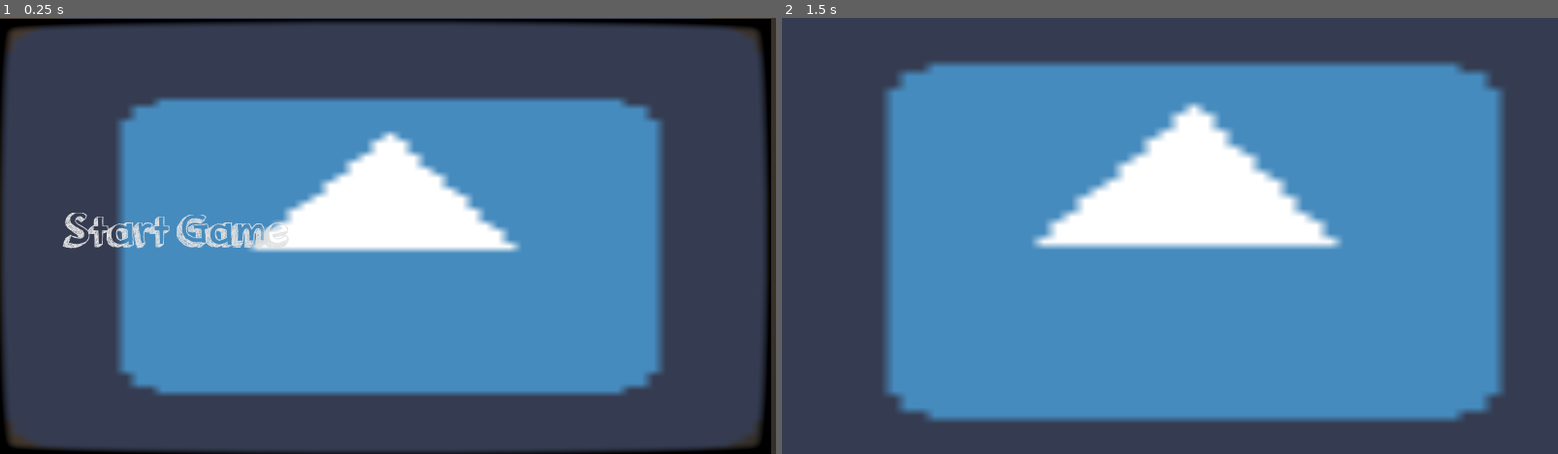
Above: before the commit, frames 1-2 (left to right).
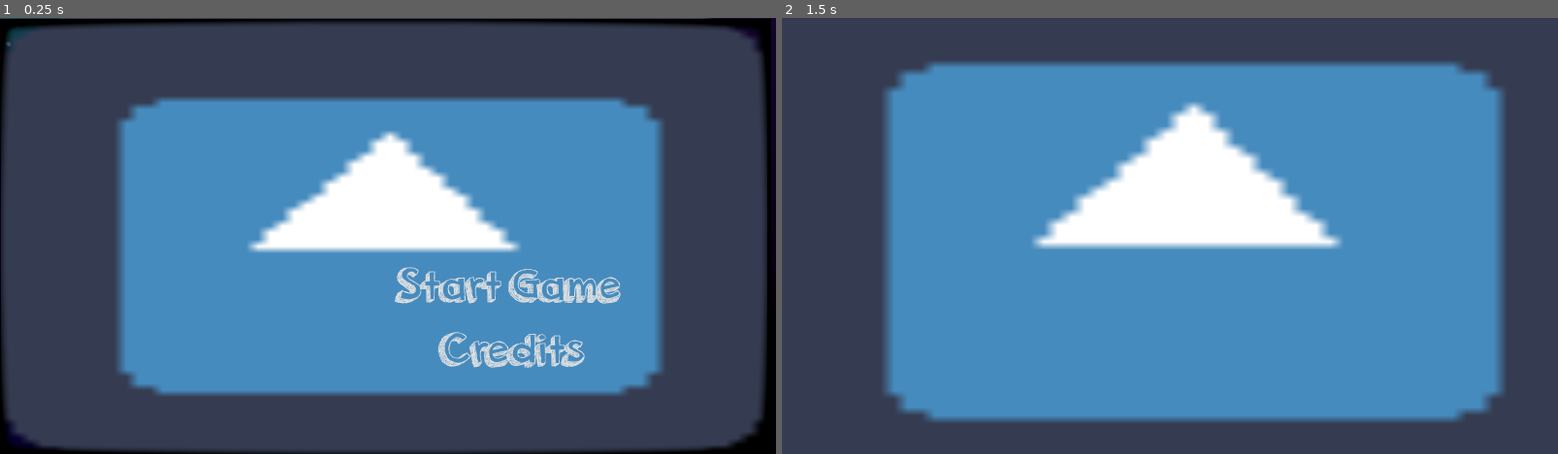
Above: after the commit, the same moments.

Repository: GaEsRaRe/UPCGameJam2018
Game: Godot game, scene res://Scenes/MainMenu.tscn
Same seed, same stepped clock (60 frames per second), same inputs: the game is played once before the commit and once after it. The engine's default icon, where the game draws it, is replaced by a stand-in: a white triangle on a blue panel in a dark square.
Inputs:
- Up to frame 1 (0.25 s): no input
- Up to frame 2 (1.5 s): click "Credits" at 0.5 s; click "Start Game" at 1.25 s

The runs differ from the first frame. In frame 1, 3.6% of the frame differs, in the area x 0-100%, y 0-100%; in frame 2, nothing differs.

Commit message:
Auto stash before merge of "master" and "origin/master"

Diff:
--- /dev/null
+++ b/Assets/Music.tscn
@@ -0,0 +1,14 @@
+[gd_scene load_steps=2 format=2]
+
+[ext_resource path="res://Music/TEMA PRINCIPAL - GABRIEL.ogg" type="AudioStream" id=1]
+
+[node name="AudioStreamPlayer2D" type="AudioStreamPlayer2D"]
+
+stream = ExtResource( 1 )
+volume_db = 24.0
+pitch_scale = 1.0
+autoplay = true
+max_distance = 2000.0
+attenuation = 1.0
+bus = "Master"
+area_mask = 1
--- a/Scenes/0.tscn
+++ b/Scenes/0.tscn
@@ -7,6 +7,7 @@
 [ext_resource path="res://Assets/BlackZone.tscn" type="PackedScene" id=5]
 [ext_resource path="res://Assets/Player.tscn" type="PackedScene" id=6]
 [ext_resource path="res://Assets/Screen.tscn" type="PackedScene" id=7]
+[ext_resource path="res://Music/TEMA PRINCIPAL - GABRIEL.ogg" type="AudioStream" id=8]
 
 [sub_resource type="Animation" id=1]
 
@@ -27,7 +28,7 @@
 "values": [ Color( 1, 1, 1, 1 ), Color( 1, 1, 1, 0 ) ]
 }
 
-[node name="0-0" type="Node2D"]
+[node name="0-0" type="Node2D" index="0"]
 
 [node name="Reset-ear" parent="." index="0" instance=ExtResource( 1 )]
 
@@ -123,6 +124,17 @@
 margin_right = 765.0
 margin_bottom = 158.0
 
+[node name="AudioStreamPlayer2D" type="AudioStreamPlayer2D" parent="." index="8"]
+
+stream = ExtResource( 8 )
+volume_db = 24.0
+pitch_scale = 1.0
+autoplay = true
+max_distance = 2000.0
+attenuation = 1.0
+bus = "Master"
+area_mask = 1
+
 
 [editable path="BlackZone"]
 [editable path="BlackZone2"]
--- a/Scenes/1-0.tscn
+++ b/Scenes/1-0.tscn
@@ -7,6 +7,7 @@
 [ext_resource path="res://Assets/Teleport.tscn" type="PackedScene" id=5]
 [ext_resource path="res://Assets/BlackZone.tscn" type="PackedScene" id=6]
 [ext_resource path="res://Assets/Screen.tscn" type="PackedScene" id=7]
+[ext_resource path="res://Assets/Music.tscn" type="PackedScene" id=8]
 
 [node name="0-0" type="Node2D"]
 
@@ -102,5 +103,7 @@
 margin_right = 503.0
 margin_bottom = 153.0
 
+[node name="AudioStreamPlayer2D" parent="." index="9" instance=ExtResource( 8 )]
+
 
 [editable path="BlackZone"]
--- a/Scenes/1-1.tscn
+++ b/Scenes/1-1.tscn
@@ -1,14 +1,15 @@
 [gd_scene load_steps=12 format=2]
 
-[ext_resource path="res://Assets/Reset-ear.tscn" type="PackedScene" id=1]
-[ext_resource path="res://Tilemaps/tiles1.tres" type="TileSet" id=2]
-[ext_resource path="res://Scripts/CameraShake.gd" type="Script" id=3]
-[ext_resource path="res://Assets/Teleport.tscn" type="PackedScene" id=4]
-[ext_resource path="res://Assets/Breakable.tscn" type="PackedScene" id=5]
-[ext_resource path="res://Assets/Spike.tscn" type="PackedScene" id=6]
-[ext_resource path="res://Assets/BlackZone.tscn" type="PackedScene" id=7]
-[ext_resource path="res://Assets/Player.tscn" type="PackedScene" id=8]
-[ext_resource path="res://Assets/Screen.tscn" type="PackedScene" id=9]
+[ext_resource path="res://Assets/Music.tscn" type="PackedScene" id=1]
+[ext_resource path="res://Assets/Reset-ear.tscn" type="PackedScene" id=2]
+[ext_resource path="res://Tilemaps/tiles1.tres" type="TileSet" id=3]
+[ext_resource path="res://Scripts/CameraShake.gd" type="Script" id=4]
+[ext_resource path="res://Assets/Teleport.tscn" type="PackedScene" id=5]
+[ext_resource path="res://Assets/Breakable.tscn" type="PackedScene" id=6]
+[ext_resource path="res://Assets/Spike.tscn" type="PackedScene" id=7]
+[ext_resource path="res://Assets/BlackZone.tscn" type="PackedScene" id=8]
+[ext_resource path="res://Assets/Player.tscn" type="PackedScene" id=9]
+[ext_resource path="res://Assets/Screen.tscn" type="PackedScene" id=10]
 
 [sub_resource type="Animation" id=1]
 
@@ -29,34 +30,17 @@
 "values": [ Color( 1, 1, 1, 1 ), Color( 1, 1, 1, 0 ) ]
 }
 
-[sub_resource type="Animation" id=2]
-
-resource_name = "fadeInBlackZone"
-length = 1.0
-loop = false
-step = 0.1
-tracks/0/type = "value"
-tracks/0/path = NodePath("BlackZoneSprite:modulate")
-tracks/0/interp = 1
-tracks/0/loop_wrap = true
-tracks/0/imported = false
-tracks/0/enabled = true
-tracks/0/keys = {
-"times": PoolRealArray( 0, 1 ),
-"transitions": PoolRealArray( 1, 1 ),
-"update": 0,
-"values": [ Color( 1, 1, 1, 1 ), Color( 1, 1, 1, 0 ) ]
-}
-
 [node name="0-0" type="Node2D"]
 
-[node name="Reset-ear" parent="." index="0" instance=ExtResource( 1 )]
+[node name="AudioStreamPlayer2D" parent="." index="0" instance=ExtResource( 1 )]
 
-[node name="Map" type="TileMap" parent="." index="1"]
+[node name="Reset-ear" parent="." index="1" instance=ExtResource( 2 )]
+
+[node name="Map" type="TileMap" parent="." index="2"]
 
 z_index = -2
 mode = 0
-tile_set = ExtResource( 2 )
+tile_set = ExtResource( 3 )
 cell_size = Vector2( 64, 64 )
 cell_quadrant_size = 16
 cell_custom_transform = Transform2D( 1, 0, 0, 1, 0, 0 )
@@ -74,7 +58,7 @@
 tile_data = PoolIntArray( -917522, 4, 0, -917521, 4, 0, -917520, 4, 0, -917519, 4, 0, -917518, 4, 0, -917517, 4, 0, -91 …(9254 unchanged characters)…
 _sections_unfolded = [ "Z Index" ]
 
-[node name="Camera2D" type="Camera2D" parent="." index="2"]
+[node name="Camera2D" type="Camera2D" parent="." index="3"]
 
 position = Vector2( -192, -384 )
 anchor_mode = 1
@@ -99,64 +83,72 @@
 editor_draw_screen = true
 editor_draw_limits = false
 editor_draw_drag_margin = false
-script = ExtResource( 3 )
+script = ExtResource( 4 )
 _sections_unfolded = [ "Limit", "Transform" ]
 
-[node name="Teleport" parent="." index="3" instance=ExtResource( 4 )]
+[node name="Teleport" parent="." index="4" instance=ExtResource( 5 )]
 
 position = Vector2( 256, -896 )
 map_code_level = 1
 map_code_sub_level = 3
 
-[node name="Breakable2" parent="." index="4" instance=ExtResource( 5 )]
+[node name="Breakable" parent="." index="5" instance=ExtResource( 6 )]
+
+position = Vector2( -128, -448 )
+
+[node name="Breakable2" parent="." index="6" instance=ExtResource( 6 )]
 
 position = Vector2( -128, -512 )
 
-[node name="Breakable3" parent="." index="5" instance=ExtResource( 5 )]
+[node name="Breakable3" parent="." index="7" instance=ExtResource( 6 )]
 
 position = Vector2( -128, -576 )
 
-[node name="Breakable4" parent="." index="6" instance=ExtResource( 5 )]
+[node name="Breakable4" parent="." index="8" instance=ExtResource( 6 )]
 
 position = Vector2( -128, -640 )
 
-[node name="Breakable5" parent="." index="7" instance=ExtResource( 5 )]
+[node name="Breakable5" parent="." index="9" instance=ExtResource( 6 )]
 
 position = Vector2( -128, -704 )
 
-[node name="Breakable6" parent="." index="8" instance=ExtResource( 5 )]
+[node name="Breakable6" parent="." index="10" instance=ExtResource( 6 )]
 
 position = Vector2( -128, -768 )
 
-[node name="Breakable7" parent="." index="9" instance=ExtResource( 5 )]
+[node name="Breakable7" parent="." index="11" instance=ExtResource( 6 )]
 
 position = Vector2( -128, -832 )
 
-[node name="Breakable8" parent="." index="10" instance=ExtResource( 5 )]
+[node name="Breakable8" parent="." index="12" instance=ExtResource( 6 )]
 
 position = Vector2( -128, -896 )
 
-[node name="Spike" parent="." index="11" instance=ExtResource( 6 )]
+[node name="Spike" parent="." index="13" instance=ExtResource( 7 )]
 
 position = Vector2( 0, -832 )
 
-[node name="Spike2" parent="." index="12" instance=ExtResource( 6 )]
+[node name="Spike2" parent="." index="14" instance=ExtResource( 7 )]
 
 position = Vector2( 0, -704 )
 
-[node name="Spike3" parent="." index="13" instance=ExtResource( 6 )]
+[node name="Spike3" parent="." index="15" instance=ExtResource( 7 )]
 
 position = Vector2( 0, -640 )
 
-[node name="Spike4" parent="." index="14" instance=ExtResource( 6 )]
+[node name="Spike4" parent="." index="16" instance=ExtResource( 7 )]
 
 position = Vector2( 0, -576 )
 
-[node name="Spike5" parent="." index="15" instance=ExtResource( 6 )]
+[node name="Spike5" parent="." index="17" instance=ExtResource( 7 )]
 
 position = Vector2( 0, -512 )
 
-[node name="BlackZone" parent="." index="16" instance=ExtResource( 7 )]
+[node name="Spike6" parent="." index="18" instance=ExtResource( 7 )]
+
+position = Vector2( 0, -448 )
+
+[node name="BlackZone" parent="." index="19" instance=ExtResource( 8 )]
 
 position = Vector2( 384, -320 )
 
@@ -165,7 +157,7 @@
 position = Vector2( -832, -640 )
 scale = Vector2( 12, 9.03659 )
 
-[node name="BlackZone2" parent="." index="17" instance=ExtResource( 7 )]
+[node name="BlackZone2" parent="." index="20" instance=ExtResource( 8 )]
 
 position = Vector2( 384, -128 )
 
@@ -180,15 +172,15 @@
 anims/fadeInBlackZone = SubResource( 1 )
 "anims/fadeInBlackZone (copy)" = SubResource( 2 )
 
-[node name="Player" parent="." index="18" groups=[
+[node name="Player" parent="." index="21" groups=[
 "Player",
-] instance=ExtResource( 8 )]
+] instance=ExtResource( 9 )]
 
 position = Vector2( -1088, -512 )
 scale = Vector2( 0.9, 0.9 )
 z_index = 1
 
-[node name="Screen" parent="." index="19" instance=ExtResource( 9 )]
+[node name="Screen" parent="." index="22" instance=ExtResource( 10 )]
 
 margin_left = -1136.08
 margin_top = -964.467
--- /dev/null
+++ b/Scenes/9-9.tscn
@@ -0,0 +1,35 @@
+[gd_scene load_steps=3 format=2]
+
+[ext_resource path="res://blacground.png" type="Texture" id=1]
+[ext_resource path="res://Fonts/menuFont.tres" type="DynamicFont" id=2]
+
+[node name="Node2D" type="Node2D" index="0"]
+
+[node name="blacground" type="Sprite" parent="." index="0"]
+
+position = Vector2( 1007.38, 543.749 )
+scale = Vector2( 2.28544, 2.4011 )
+texture = ExtResource( 1 )
+
+[node name="Label" type="Label" parent="." index="1"]
+
+anchor_left = 0.0
+anchor_top = 0.0
+anchor_right = 0.0
+anchor_bottom = 0.0
+margin_left = 439.0
+margin_top = 476.0
+margin_right = 1548.0
+margin_bottom = 596.0
+rect_pivot_offset = Vector2( 0, 0 )
+rect_clip_content = false
+mouse_filter = 2
+mouse_default_cursor_shape = 0
+size_flags_horizontal = 1
+size_flags_vertical = 4
+custom_fonts/font = ExtResource( 2 )
+text = "THANKS FOR PLAYING"
+percent_visible = 1.0
+lines_skipped = 0
+max_lines_visible = -1
+_sections_unfolded = [ "custom_fonts" ]
--- a/Scenes/MainMenu.tscn
+++ b/Scenes/MainMenu.tscn
@@ -1,8 +1,9 @@
-[gd_scene load_steps=5 format=2]
+[gd_scene load_steps=6 format=2]
 
-[ext_resource path="res://fakeMenu.jpg" type="Texture" id=1]
+[ext_resource path="res://medico.png" type="Texture" id=1]
 [ext_resource path="res://Fonts/menuFont.tres" type="DynamicFont" id=2]
 [ext_resource path="res://Assets/Screen.tscn" type="PackedScene" id=3]
+[ext_resource path="res://Music/MENU PRINCIPAL - GABRIEL.ogg" type="AudioStream" id=4]
 
 [sub_resource type="GDScript" id=1]
 
@@ -28,7 +29,7 @@
 	pass # replace with function body
 "
 
-[node name="MainMenu" type="Node"]
+[node name="MainMenu" type="Node" index="0"]
 
 script = SubResource( 1 )
 
@@ -85,10 +86,10 @@
 anchor_top = 0.0
 anchor_right = 0.0
 anchor_bottom = 0.0
-margin_left = 95.0
-margin_top = 130.0
-margin_right = 620.0
-margin_bottom = 254.0
+margin_left = 848.0
+margin_top = 117.0
+margin_right = 1373.0
+margin_bottom = 241.0
 rect_pivot_offset = Vector2( 0, 0 )
 rect_clip_content = false
 mouse_filter = 2
@@ -96,23 +97,30 @@
 size_flags_horizontal = 1
 size_flags_vertical = 4
 custom_fonts/font = ExtResource( 2 )
-custom_colors/font_color = Color( 0, 0, 0, 1 )
+custom_colors/font_color = Color( 0.711548, 0.785156, 0.714423, 1 )
 text = "Mind Maze"
 percent_visible = 1.0
 lines_skipped = 0
 max_lines_visible = -1
 _sections_unfolded = [ "custom_colors", "custom_fonts", "custom_styles" ]
 
-[node name="Button2" type="Button" parent="Control" index="3"]
+[node name="Screen" parent="Control" index="3" instance=ExtResource( 3 )]
+
+margin_left = 2.0
+margin_top = -2.0
+margin_right = 1899.0
+margin_bottom = 1083.0
+
+[node name="Button2" type="Button" parent="Control" index="4"]
 
 anchor_left = 0.0
 anchor_top = 0.0
 anchor_right = 0.0
 anchor_bottom = 0.0
-margin_left = 128.0
-margin_top = 658.0
-margin_right = 738.0
-margin_bottom = 788.0
+margin_left = 963.0
+margin_top = 769.0
+margin_right = 1573.0
+margin_bottom = 899.0
 rect_pivot_offset = Vector2( 0, 0 )
 rect_clip_content = false
 focus_mode = 2
@@ -130,23 +138,16 @@
 align = 1
 _sections_unfolded = [ "custom_colors", "custom_fonts", "custom_styles" ]
 
-[node name="Screen" parent="Control" index="4" instance=ExtResource( 3 )]
-
-margin_left = 2.0
-margin_top = -2.0
-margin_right = 1899.0
-margin_bottom = 1083.0
-
 [node name="Button" type="Button" parent="Control" index="5"]
 
 anchor_left = 0.0
 anchor_top = 0.0
 anchor_right = 0.0
 anchor_bottom = 0.0
-margin_left = 129.0
-margin_top = 475.0
-margin_right = 739.0
-margin_bottom = 605.0
+margin_left = 951.0
+margin_top = 610.0
+margin_right = 1561.0
+margin_bottom = 740.0
 rect_pivot_offset = Vector2( 0, 0 )
 rect_clip_content = false
 focus_mode = 2
@@ -164,4 +165,15 @@
 align = 1
 _sections_unfolded = [ "custom_colors", "custom_fonts", "custom_styles" ]
 
+[node name="AudioStreamPlayer2D" type="AudioStreamPlayer2D" parent="." index="1"]
+
+stream = ExtResource( 4 )
+volume_db = 24.0
+pitch_scale = 1.0
+autoplay = true
+max_distance = 2000.0
+attenuation = 1.0
+bus = "Master"
+area_mask = 1
+
 [connection signal="button_down" from="Control/Button" to="." method="_on_Button_button_down"]
Not shown, added: Music/MENU PRINCIPAL - GABRIEL.ogg.import
Not shown, added: Music/TEMA PRINCIPAL - GABRIEL.ogg.import
Not shown: 1 places in Scenes/0.tscn that only renumber resources
Not shown: 1 places in Scenes/1-0.tscn that only renumber resources
Binary file added: medico.png
Not shown, added: medico.png.import
Not shown, added: Music/MENU PRINCIPAL - GABRIEL.ogg
Not shown, added: Music/TEMA PRINCIPAL - GABRIEL.ogg
